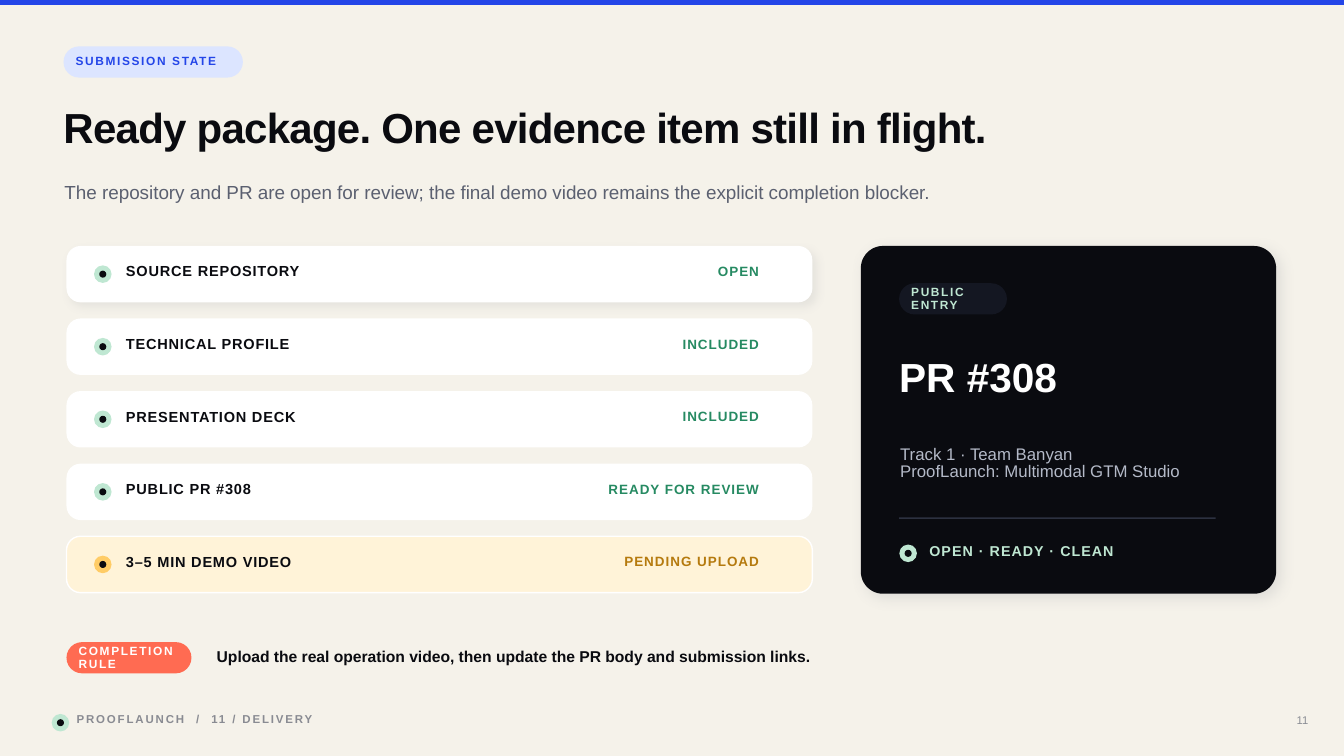
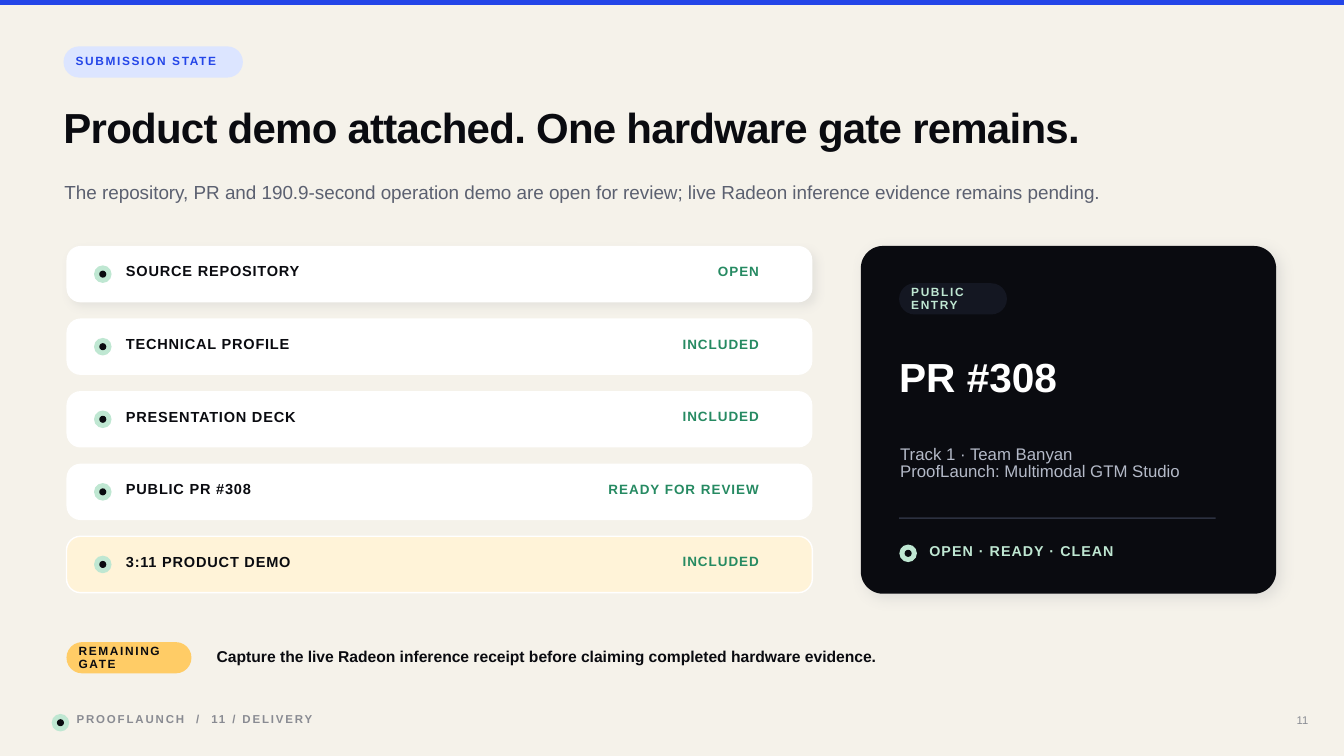
Before and after one commit to AMD-DEV-CONTEST/Radeon-hackathon-2026-07, a slide deck: slide 11 of prooflaunch/docs/ProofLaunch_Submission_Deck.pptx. Drawn at 1344x756 pixels with LibreOffice and Linux fonts; fonts in the diff are those of the drawing. Boxes give left, top, right and bottom in pixels: in the first picture for what was removed or moved away, otherwise in the second. Text is boxed around its words. In the diff, an @@ line names an element or a change of style, - is before the commit and + after.

Commit message:
Track 1: add ProofLaunch product demo video

```diff
--- a/prooflaunch/docs/ProofLaunch_Submission_Deck.pptx
+++ b/prooflaunch/docs/ProofLaunch_Submission_Deck.pptx
@@ text at [63,112,1079,152]: text changed @@
-Ready package. One evidence item still in flight.
+Product demo attached. One hardware gate remains.
@@ text at [64,185,1100,203]: text changed @@
-The repository and PR are open for review; the final demo video remains the explicit completion blocker.
+The repository, PR and 190.9-second operation demo are open for review; live Radeon inference evidence remains pending.
@@ ellipse at [95,557,111,573]: fill #FFCC66 to #BFE7D2; outline #FFCC66 1 pt to #BFE7D2 1 pt @@
@@ text at [126,557,290,567]: text changed @@
-3–5 MIN DEMO VIDEO
+3:11 PRODUCT DEMO
@@ text at [683,556,759,566]: text changed; text colour #B57A0E to #268A62 @@
-PENDING UPLOAD
+INCLUDED
@@ rounded rectangle at [67,642,192,674]: fill #FF6B52 to #FFCC66 @@
@@ text at [79,646,160,655]: text changed; text colour #FFFFFF to #0A0B10 @@
-COMPLETION RULE
+REMAINING GATE
@@ text at [217,650,876,665]: text changed @@
-Upload the real operation video, then update the PR body and submission links.
+Capture the live Radeon inference receipt before claiming completed hardware evidence.
```
Also in this commit, not shown: 20 other files.
